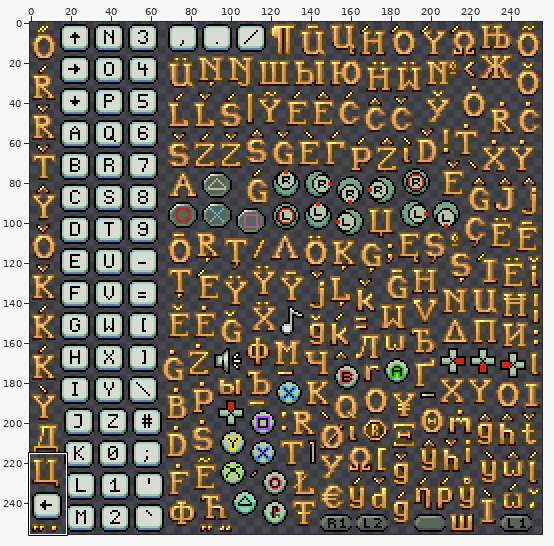
Two versions of one sprite sheet, src/Resources/TR1/Font/alpha_sprites_01.png. The first picture is a wide view before the edit; the outline marks the close-up.
Close-up. Before the commit:
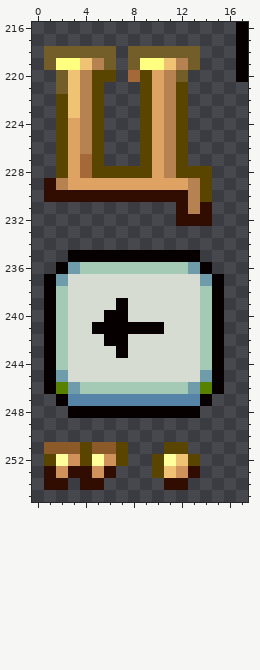
The file is 256x256 pixels. Colours within 5 levels of each other are drawn and written as one. Shown: x 0..17, y 216..255. The commit also changed other parts of the picture, which this record leaves out.
Once edited:
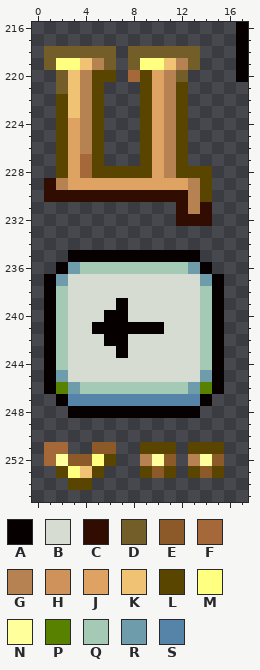
Palette (. is transparent): A #060100  B #d6dcd2  C #310c00  D #735d29  E #8c5929  F #a56939  G #b68252  H #ce925a  J #dea263  K #efc373  L #5a4500  M #ffff80  N #ffff9c  P #598100  Q #a4cab6  R #6e9caa  S #5584a8
Edits made:
Changed rows in their new state; - is an unchanged pixel.
first column x 1:
251 FF..--.-LL-.LLL
252 F-EEML.-GNE.GNE
253 .LMKL.--LEL.LEL
254 ..LL.-----..---
